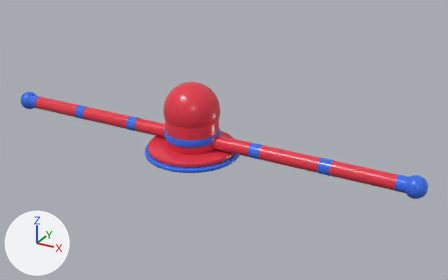
The FBX model ArtStaging/Blender/export/SD_Sweeper_Large.fbx as it was, and as the next commit left it.
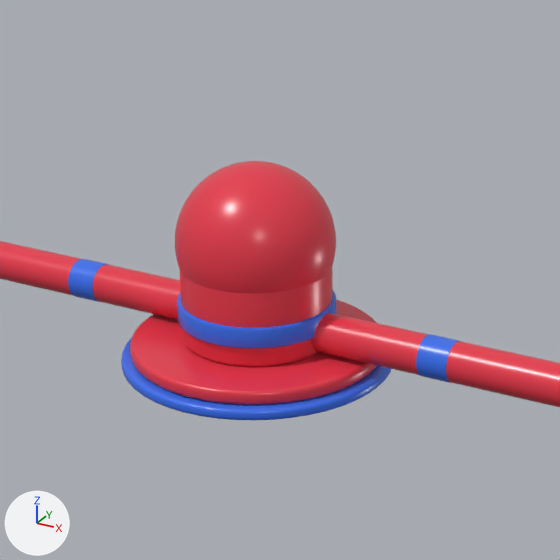
Each version is shown whole from a 50 mm camera at (9.06, -14.52, 7.88) aimed at (0.95, 0.23, 0.51), then close up on the part from 23% to 67% of the width and 9% to 79% of the height. Lighting does not change. The marker at lower left points along +X, +Y and +Z. The last two pictures show the newer version. Where no turn or scale is listed for an object, it has been applied to the vertices.

In view in the first close-up: 'Arm', 'Base'.
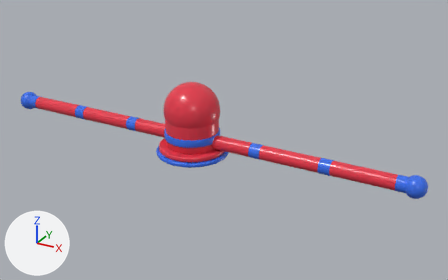
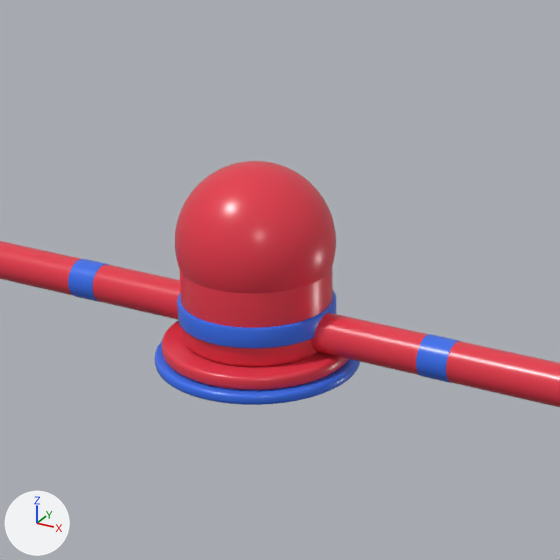
Scene script edits in JSON lines:
```json
{"block": "me_base_mesh", "where": "# used by ob_base; location = (0.0, 0.0, 0.0)"}
{"op": "remove", "block": "me_base_mesh", "code": "me_base_mesh.from_pydata(...)  # 2834 vertices, 2650 faces; spans x -1.44..1.44, y -1.44..1.44, z 0.0..2.18"}
{"op": "add", "block": "me_base_mesh", "code": "me_base_mesh.from_pydata(...)  # 2834 vertices, 2650 faces; spans x -1.09..1.09, y -1.09..1.09, z 0.0..2.18"}
{"block": "me_base_mesh", "change": "me_base_mesh part 1: the loose piece of 384 vertices spanning x -1.44..1.44, y -1.44..1.44, z 0.0..0.12 is scaled about its middle by (0.755, 0.755, 1)"}
{"block": "me_base_mesh", "change": "me_base_mesh part 2: the loose piece of 384 vertices spanning x -1.34..1.34, y -1.34..1.34, z 0.12..0.28 is scaled about its middle by (0.75, 0.75, 1)"}
```

Boxes [x1, y1, x2, y2] around the edits, measured in the close-ups (560 x 560 px; the box of a moved part takes in the faces that stretch with it):
```json
{"object": "Base", "change": "reshaped", "before": [121, 161, 391, 420], "after": [155, 161, 360, 405], "on screen": "24% narrower"}
{"part": 1, "of": "me_base_mesh", "change": "moved or reshaped", "before": [121, 337, 391, 420], "after": [155, 341, 360, 405]}
{"part": 2, "of": "me_base_mesh", "change": "moved or reshaped", "before": [130, 300, 377, 405], "after": [162, 321, 349, 390]}
```
